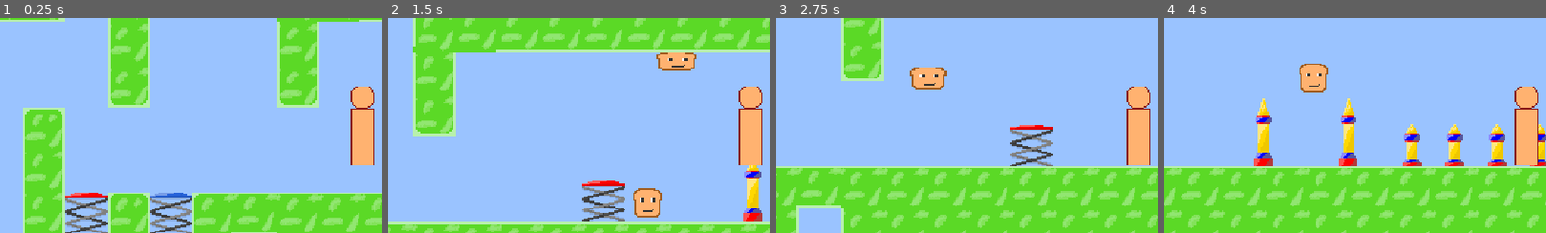
Above: before the commit, frames 1-4 (left to right).
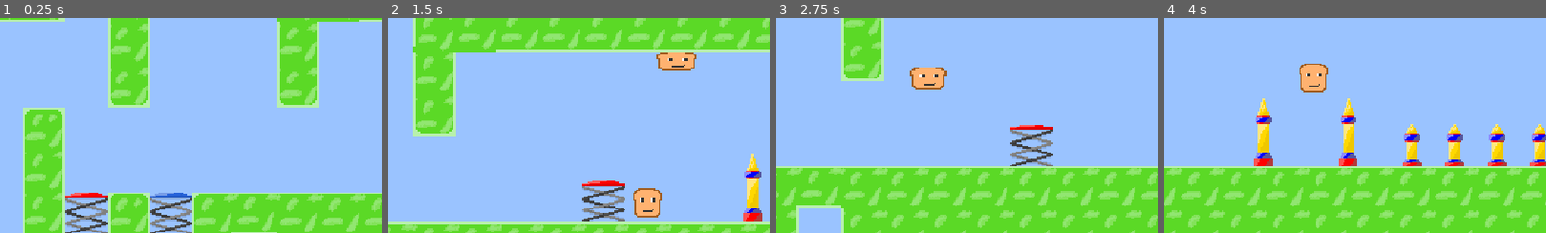
Above: after the commit, the same moments.

Repository: ropva/haven-game
Game: Godot game, scene res://scenes/main.tscn
The game is run twice, just before and just after one commit, with the same random seed, the same clock (stepped at 60 frames per second) and the same inputs.
Inputs:
- Up to frame 1 (0.25 s): no input
- Up to frame 2 (1.5 s): tap Enter (ui_accept) at 0.5, 0.77 s; hold F (shoot) 0.53-1.28 s; hold Right (ui_right) from 0.53 s (still down); tap F (shoot) at 1.35 s
- Up to frame 3 (2.75 s): tap Enter (ui_accept) at 1.52 s; release Right (ui_right) at 2.03 s; hold Left (ui_left) from 2.03 s (still down); hold F (shoot) from 2.03 s (still down)
- Up to frame 4 (4 s): release Left (ui_left) at 2.78 s; release F (shoot) at 2.78 s; hold Right (ui_right) from 2.78 s (still down); tap F (shoot) at 2.85 s; tap Enter (ui_accept) at 3.02, 3.77 s; hold F (shoot) from 3.53 s (still down)
The pictures show only the part of the screen within x 3-53%, y 25-75%; the shares and areas given below are measured in that part.

The runs differ from the first frame. In frame 1, 2.2% of the frame differs, in the area x 91-98%, y 32-69%; in frame 2, 2.2%; in frame 3, 2.2%; in frame 4, 2.2%.

Commit message:
fvvd

Diff:
--- a/scenes/player.tscn
+++ b/scenes/player.tscn
@@ -1,7 +1,6 @@
 [gd_scene format=3 uid="uid://c2mq7cakvpexk"]
 
 [ext_resource type="Script" uid="uid://dos3bako6i6tt" path="res://scenes/player.gd" id="1_3vyb7"]
-[ext_resource type="Texture2D" uid="uid://doj2w83gcpg5g" path="res://res/player_temp.png" id="2_g2els"]
 
 [sub_resource type="CapsuleShape2D" id="CapsuleShape2D_y0iyi"]
 height = 60.0
@@ -14,6 +13,5 @@
 
 [node name="Camera2D" type="Camera2D" parent="." unique_id=951207184]
 
-[node name="Sprite2D" type="Sprite2D" parent="." unique_id=74717600]
+[node name="Sprite2D" type="AnimatedSprite2D" parent="." unique_id=1822829589]
 position = Vector2(0, -2)
-texture = ExtResource("2_g2els")
